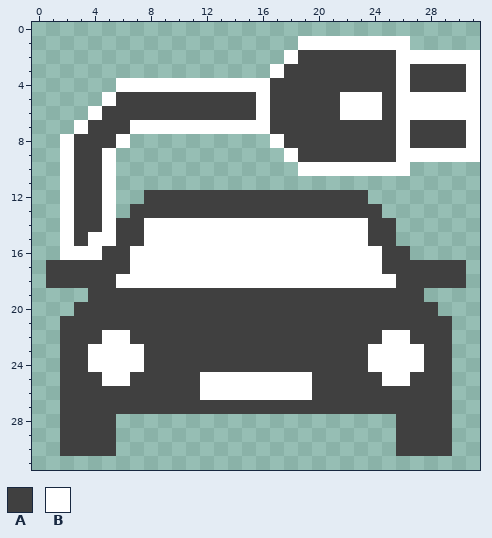
Pixel-art sprite: icons/E_Auto.png. Above, as it was before the edit.
The file is 32x32 pixels.
Palette (. is transparent): A #404040  B #ffffff
Pixels before, first column x 1:
 1 ..................BBBBBBBB.....
 2 .................BAAAAAAABBBBBB
 3 ................BAAAAAAAABAAAAB
 4 .....BBBBBBBBBBBAAAAAAAAABAAAAB
 5 ....BAAAAAAAAAABAAAAABBBABBBBBB
 6 ...BAAAAAAAAAAABAAAAABBBABBBBBB
 7 ..BAAABBBBBBBBBBAAAAAAAAABAAAAB
 8 .BAAAB..........BAAAAAAAABAAAAB
 9 .BAAB............BAAAAAAABBBBBB
10 .BAAB.............BBBBBBBB.....
11 .BAAB..........................
12 .BAAB..AAAAAAAAAAAAAAAA........
13 .BAAB.AAAAAAAAAAAAAAAAAA.......
14 .BAABAABBBBBBBBBBBBBBBBAA......
15 .BABBAABBBBBBBBBBBBBBBBAA......
16 .BBBAABBBBBBBBBBBBBBBBBBAA.....
17 AAAAAABBBBBBBBBBBBBBBBBBAAAAAA.
18 AAAAABBBBBBBBBBBBBBBBBBBBAAAAA.
19 ...AAAAAAAAAAAAAAAAAAAAAAAA....
20 ..AAAAAAAAAAAAAAAAAAAAAAAAAA...
21 .AAAAAAAAAAAAAAAAAAAAAAAAAAAA..
22 .AAABBAAAAAAAAAAAAAAAAAABBAAA..
23 .AABBBBAAAAAAAAAAAAAAAABBBBAA..
24 .AABBBBAAAAAAAAAAAAAAAABBBBAA..
25 .AAABBAAAAABBBBBBBBAAAAABBAAA..
26 .AAAAAAAAAABBBBBBBBAAAAAAAAAA..
27 .AAAAAAAAAAAAAAAAAAAAAAAAAAAA..
28 .AAAA....................AAAA..
29 .AAAA....................AAAA..
30 .AAAA....................AAAA..
Now the later version:
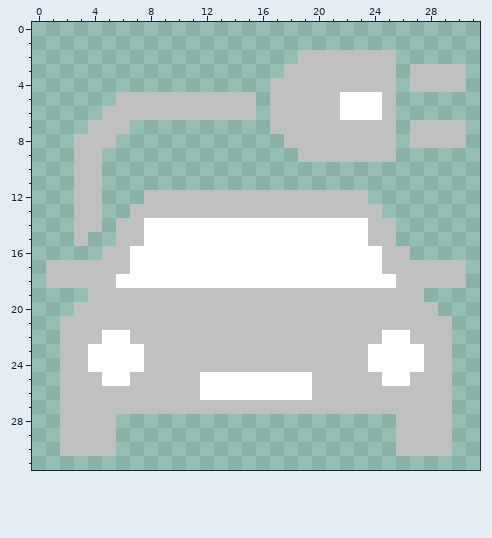
From old to new:
colour A: #404040 -> #c0c0c0
y 1: x 19..26 BBBBBBBB -> ........
y 2: x 18 B -> .; x 26..31 BBBBBB -> ......
y 3: x 17 B -> .; x 26 B -> .; x 31 B -> .
y 4: x 6..16 BBBBBBBBBBB -> ...........; x 26 B -> .; x 31 B -> .
y 5: x 5 B -> .; x 16 B -> .; x 26..31 BBBBBB -> ......
y 6: x 4 B -> .; x 16 B -> .; x 26..31 BBBBBB -> ......
y 7: x 3 B -> .; x 7..16 BBBBBBBBBB -> ..........; x 26 B -> .; x 31 B -> .
y 8: x 2 B -> .; x 6 B -> .; x 17 B -> .; x 26 B -> .; x 31 B -> .
y 9: x 2 B -> .; x 5 B -> .; x 18 B -> .; x 26..31 BBBBBB -> ......
y 10: x 2 B -> .; x 5 B -> .; x 19..26 BBBBBBBB -> ........
y 11..14: x 2 B -> .; x 5 B -> .
y 15: x 2 B -> .; x 4..5 BB -> ..
y 16: x 2..4 BBB -> ...
Boxes around the changes in both pictures, in picture pixels (x1, y1, x2, y2):
changed: (46, 36, 480, 456)
